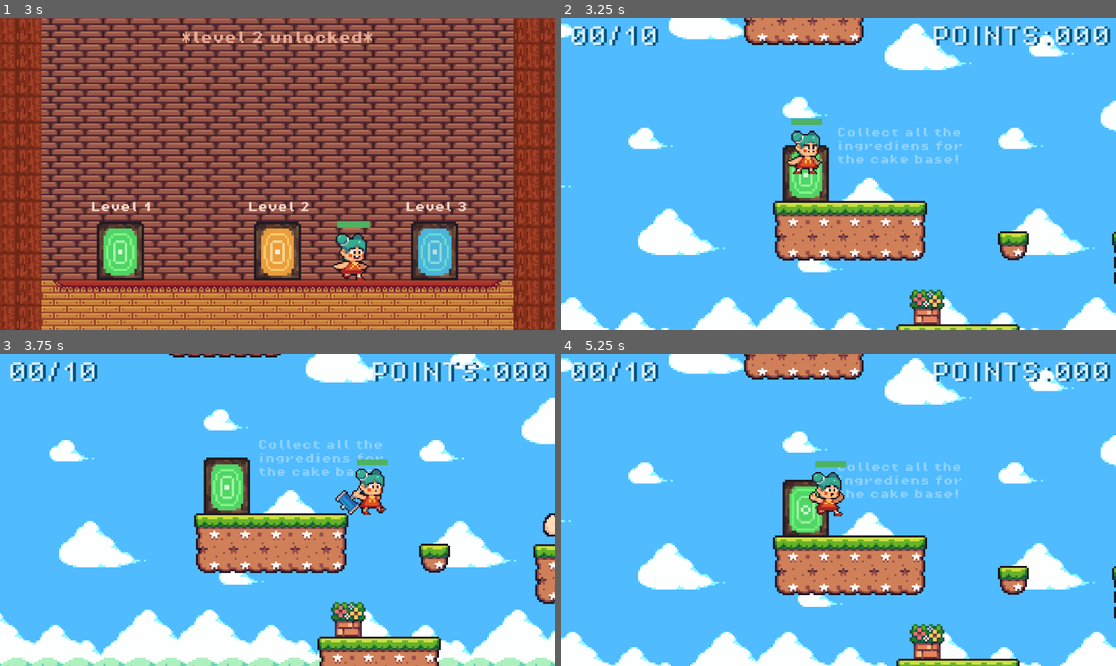
Above: before the commit, frames 1-4 (two rows, left to right).
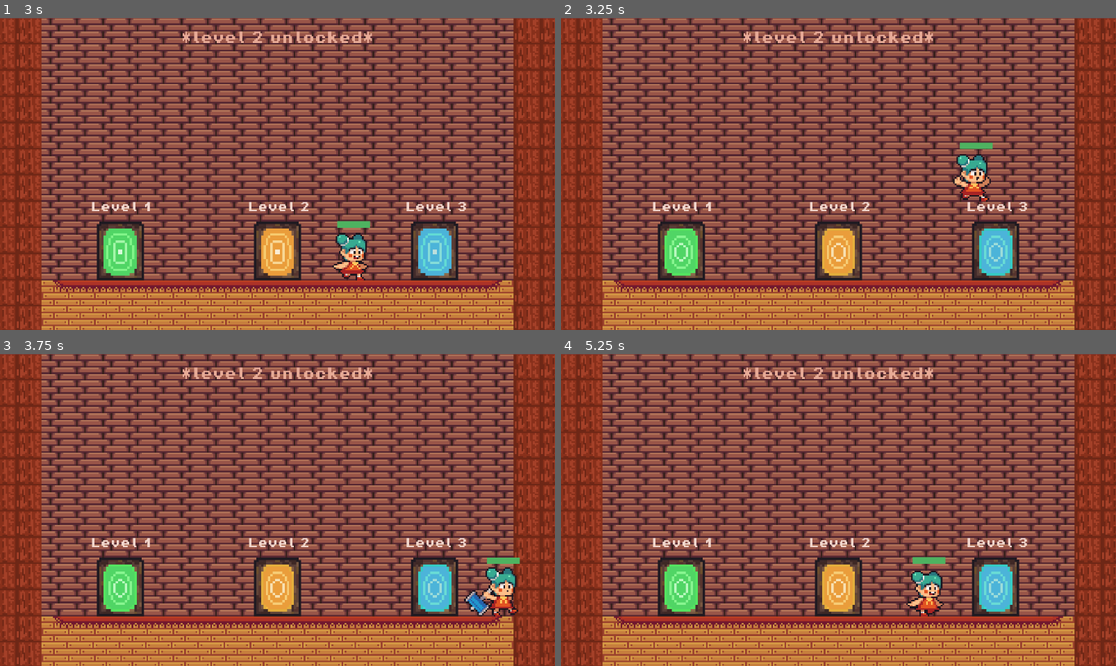
Above: after the commit, the same moments.

Repository: CakeRun/Vaerkstedsuge.github-brug-denne
Game: Godot game, scene res://main_scenes/main_scene_1.tscn
Two runs of this game, one before a commit and one after it. Both use one fixed random seed, a clock stepped at 60 frames per second and the inputs below. This scene is started directly instead of the project's main scene.
Inputs:
- Up to frame 1 (3 s): hold D (move_right) 0.53-2.03 s; tap E (enter) at 0.6, 1.55, 2.1, 2.85 s; tap Space (jump) at 0.77, 1.52 s; tap X (attack) at 1.35 s; hold A (move_left) 2.03-2.78 s; hold D (move_right) from 2.78 s (still down)
- Up to frame 2 (3.25 s): keep holding D (move_right); tap Space (jump) at 3.02 s
- Up to frame 3 (3.75 s): keep holding D (move_right); tap X (attack) at 3.6 s
- Up to frame 4 (5.25 s): tap Space (jump) at 3.77, 4.52 s; tap E (enter) at 3.8, 4.35, 5.1 s; release D (move_right) at 4.28 s; hold A (move_left) 4.28-5.03 s; hold D (move_right) from 5.03 s (still down)

Frame 1 is identical in both runs. In frame 2, 99% of the frame differs, in the area x 0-100%, y 0-100%; in frame 3, 99%; in frame 4, 100%.
Error after the commit: Invalid access to property or key 'playing' on a base object of type 'null instance'. (res://doors/doors_script.gd:35)

Commit message:
dører og lyd funger!!!!

Diff:
--- a/GoDot/Level 1 (green)/GameManager.gd
+++ b/GoDot/Level 1 (green)/GameManager.gd
@@ -5,7 +5,6 @@
 @export var totalscore = 0
 
 @onready var score_label = $CanvasLayer/ScoreLabel
-
 @onready var total_score_label_1 = $CanvasLayer/TotalScoreLabel1
 @onready var total_score_label_2 = $CanvasLayer/TotalScoreLabel2
 @onready var total_score_label_3 = $CanvasLayer/TotalScoreLabel3
@@ -28,8 +27,6 @@
 	totalscore = score + addscore
 	GameManager.current_level_score = totalscore
 	score_label.text = str(score).pad_zeros(2) + "/10"
-	print(totalscore)
-
 
 	#total_score_label_1.text = "POINTS:" + str(totalscore).pad_zeros(3)
 	#total_score_label_2.text = "POINTS:" + str(totalscore).pad_zeros(3)
--- a/GoDot/Level 1 (green)/Level 1.tscn
+++ b/GoDot/Level 1 (green)/Level 1.tscn
@@ -22,7 +22,8 @@
 [ext_resource type="AudioStream" uid="uid://cfpwn7cx82w0c" path="res://Ingrediens/ingredient_pickup_sound.mp3" id="18_1hycd"]
 [ext_resource type="PackedScene" uid="uid://c1ko10aern5er" path="res://Enemy 1 (worm)/Enemy 1.tscn" id="19_qeksp"]
 [ext_resource type="FontFile" uid="uid://lobebsc6nhjr" path="res://Graphics/Font/PixelOperator8.ttf" id="20_t7sqs"]
-[ext_resource type="PackedScene" uid="uid://b2k8nc0y3f1wl" path="res://small_platform_green.tscn" id="22_r30ha"]
+[ext_resource type="PackedScene" path="res://small_platform_green.tscn" id="22_r30ha"]
+[ext_resource type="AudioStream" uid="uid://bgxs2yi0mjy8f" path="res://audio/Dreamy.wav" id="24_njj62"]
 
 [sub_resource type="TileSetAtlasSource" id="TileSetAtlasSource_30yjk"]
 texture = ExtResource("2_dnv6m")
@@ -3030,7 +3031,7 @@
 position = Vector2(304, 169)
 
 [node name="teleport_audio_green" type="AudioStreamPlayer2D" parent="."]
-stream = ExtResource("18_1hycd")
+stream = ExtResource("24_njj62")
 
 [connection signal="body_entered" from="DoorGreen/area2D_green_level1" to="DoorGreen" method="_on_area_2d_green_level_1_body_entered"]
 [connection signal="body_exited" from="DoorGreen/area2D_green_level1" to="DoorGreen" method="_on_area_2d_green_level_1_body_exited"]
--- a/GoDot/doors/doors_script.gd
+++ b/GoDot/doors/doors_script.gd
@@ -1,9 +1,13 @@
 extends Node
 
-@onready var teleport_audio_main = $"../teleport_audio_main"
+@onready var teleport_audio_main_tut = $"../../teleport_audio_main_tut"
+@onready var teleport_audio_main1 = $"../teleport_audio_main"
+@onready var teleport_audio_main2 = $"../teleport_audio_main"
+
 @onready var teleport_audio_green = $"../teleport_audio_green"
 @onready var teleport_audio_orange = $"../teleport_audio_orange"
 @onready var teleport_audio_blue = $"../teleport_audio_blue"
+
 @onready var player = $"../Player"
 
 static var levels_completed = 0
@@ -28,9 +32,9 @@
 	if entered_green_main == true and Input.is_action_just_pressed("enter"):
 		#print(levels_completed)
 
-		if levels_completed == 0 and not teleport_audio_main.playing:
+		if levels_completed == 0 and not teleport_audio_main_tut.playing:
 			print("entering level 1")
-			teleport_audio_main.play()
+			teleport_audio_main_tut.play()
 			await get_tree().create_timer(2.6).timeout
 
 			if get_tree() == null:
@@ -42,9 +46,9 @@
 	if entered_orange_main == true and Input.is_action_just_pressed("enter"):
 		#print(levels_completed)
 
-		if levels_completed == 1 and not teleport_audio_main.playing:
+		if levels_completed == 1 and not teleport_audio_main1.playing:
 			print("entering level 2")
-			teleport_audio_main.play()
+			teleport_audio_main1.play()
 			await get_tree().create_timer(2.6).timeout
 
 			if get_tree() == null:
@@ -57,16 +61,15 @@
 	if entered_blue_main == true and Input.is_action_just_pressed("enter") and levels_completed == 2:
 		#print(levels_completed)
 
-		if levels_completed == 2 and not teleport_audio_main.playing:
+		if levels_completed == 2 and not teleport_audio_main2.playing:
 			print("entering level 3")
-			teleport_audio_main.play()
+			teleport_audio_main2.play()
 			await get_tree().create_timer(2.6).timeout
 
 			if get_tree() == null:
 				print("scene change")
 			else:
 				get_tree().change_scene_to_file("res://Level 3 (winter)/level_3.tscn")
-
 
 	#### Leaving a level ####
 	if GameManager.current_level_score >= 1 and Input.is_action_just_pressed("enter"):
--- a/GoDot/main_scenes/end_scene_big.tscn
+++ b/GoDot/main_scenes/end_scene_big.tscn
@@ -5830,7 +5830,7 @@
 sources/0 = SubResource("TileSetAtlasSource_80res")
 sources/2 = SubResource("TileSetAtlasSource_yjydk")
 
-[node name="Main" type="Node2D"]
+[node name="Main2" type="Node2D"]
 
 [node name="TileMap" type="TileMap" parent="."]
 tile_set = SubResource("TileSet_xilym")
@@ -5841,7 +5841,7 @@
 layer_1/tile_data = PackedInt32Array(-589835, 196608, 3, -524299, 196608, 3, -458763, 196608, 3, -393227, 196608, 3, -3 …(5002 unchanged characters)…
 layer_2/name = "Foreground"
 layer_2/z_index = 1
-layer_2/tile_data = PackedInt32Array(-2, 327680, 2, -1, 393216, 2, -65536, 458752, 2, -65537, 786432, 2)
+layer_2/tile_data = PackedInt32Array(-65536, 327680, 2, -131071, 786432, 2, -65535, 393216, 2, -65534, 458752, 2)
 
 [node name="Player" parent="." instance=ExtResource("3_j30yh")]
 position = Vector2(-96, -14)
--- a/GoDot/main_scenes/end_scene_medium.tscn
+++ b/GoDot/main_scenes/end_scene_medium.tscn
@@ -5830,7 +5830,7 @@
 sources/0 = SubResource("TileSetAtlasSource_80res")
 sources/2 = SubResource("TileSetAtlasSource_yjydk")
 
-[node name="Main" type="Node2D"]
+[node name="Main2" type="Node2D"]
 
 [node name="TileMap" type="TileMap" parent="."]
 tile_set = SubResource("TileSet_xilym")
@@ -5841,7 +5841,7 @@
 layer_1/tile_data = PackedInt32Array(-589835, 196608, 3, -524299, 196608, 3, -458763, 196608, 3, -393227, 196608, 3, -3 …(5002 unchanged characters)…
 layer_2/name = "Foreground"
 layer_2/z_index = 1
-layer_2/tile_data = PackedInt32Array(-2, 327680, 2, -65536, 458752, 2, -1, 393216, 2, -65537, 655360, 2)
+layer_2/tile_data = PackedInt32Array(-65536, 327680, 2, -131071, 655360, 2, -65535, 393216, 2, -65534, 458752, 2)
 
 [node name="Player" parent="." instance=ExtResource("3_rk1av")]
 position = Vector2(-96, -14)
@@ -5858,11 +5858,11 @@
 limit_smoothed = true
 
 [node name="Label_won" type="Label" parent="."]
-offset_left = -86.0
-offset_top = -143.0
-offset_right = 58.0
-offset_bottom = -117.0
-scale = Vector2(1.19871, 1.19871)
+offset_left = -93.0
+offset_top = -144.0
+offset_right = 51.0
+offset_bottom = -118.0
+scale = Vector2(1.29524, 1.29524)
 theme_override_colors/font_color = Color(0.945098, 0.839216, 0.8, 1)
 theme_override_fonts/font = ExtResource("4_eetkl")
 theme_override_font_sizes/font_size = 24
@@ -5871,12 +5871,32 @@
 
 [node name="Label_text" type="Label" parent="."]
 offset_left = -65.0
-offset_top = -112.0
+offset_top = -111.0
 offset_right = 191.0
-offset_bottom = -89.0
+offset_bottom = -88.0
 scale = Vector2(0.50507, 0.545551)
 theme_override_colors/font_color = Color(0.945098, 0.839216, 0.8, 1)
 theme_override_fonts/font = ExtResource("5_fgwwq")
 theme_override_font_sizes/font_size = 0
 text = "Here is your cake!"
 horizontal_alignment = 1
+
+[node name="TotalScoreLabel" type="Label" parent="."]
+anchors_preset = 1
+anchor_left = 1.0
+anchor_right = 1.0
+offset_left = -42.0
+offset_top = -68.0
+offset_right = 37.0
+offset_bottom = -47.0
+grow_horizontal = 0
+scale = Vector2(1.05439, 0.928097)
+size_flags_horizontal = 8
+theme_override_colors/font_color = Color(0.945098, 0.839216, 0.8, 1)
+theme_override_constants/shadow_offset_x = 6
+theme_override_fonts/font = ExtResource("4_eetkl")
+theme_override_font_sizes/font_size = 8
+text = "TOTAL SCORE:
+000
+"
+horizontal_alignment = 1
--- a/GoDot/main_scenes/end_scene_small.tscn
+++ b/GoDot/main_scenes/end_scene_small.tscn
@@ -5830,7 +5830,7 @@
 sources/0 = SubResource("TileSetAtlasSource_80res")
 sources/2 = SubResource("TileSetAtlasSource_yjydk")
 
-[node name="Main" type="Node2D"]
+[node name="Main2" type="Node2D"]
 
 [node name="TileMap" type="TileMap" parent="."]
 tile_set = SubResource("TileSet_xilym")
@@ -5841,7 +5841,7 @@
 layer_1/tile_data = PackedInt32Array(-589835, 196608, 3, -524299, 196608, 3, -458763, 196608, 3, -393227, 196608, 3, -3 …(5002 unchanged characters)…
 layer_2/name = "Foreground"
 layer_2/z_index = 1
-layer_2/tile_data = PackedInt32Array(-65537, 589824, 2, -2, 327680, 2, -1, 393216, 2, -65536, 458752, 2)
+layer_2/tile_data = PackedInt32Array(-65535, 393216, 2, -65534, 458752, 2, -65536, 327680, 2, -131071, 589824, 2)
 
 [node name="Player" parent="." instance=ExtResource("3_p0phq")]
 position = Vector2(-96, -14)
@@ -5858,11 +5858,11 @@
 limit_smoothed = true
 
 [node name="Label_won" type="Label" parent="."]
-offset_left = -86.0
-offset_top = -143.0
-offset_right = 58.0
-offset_bottom = -117.0
-scale = Vector2(1.19871, 1.19871)
+offset_left = -93.0
+offset_top = -144.0
+offset_right = 51.0
+offset_bottom = -118.0
+scale = Vector2(1.29524, 1.29524)
 theme_override_colors/font_color = Color(0.945098, 0.839216, 0.8, 1)
 theme_override_fonts/font = ExtResource("4_xk38l")
 theme_override_font_sizes/font_size = 24
@@ -5871,12 +5871,32 @@
 
 [node name="Label_text" type="Label" parent="."]
 offset_left = -65.0
-offset_top = -112.0
+offset_top = -111.0
 offset_right = 191.0
-offset_bottom = -89.0
+offset_bottom = -88.0
 scale = Vector2(0.50507, 0.545551)
 theme_override_colors/font_color = Color(0.945098, 0.839216, 0.8, 1)
 theme_override_fonts/font = ExtResource("5_oor25")
 theme_override_font_sizes/font_size = 0
 text = "Here is your cake!"
 horizontal_alignment = 1
+
+[node name="TotalScoreLabel" type="Label" parent="."]
+anchors_preset = 1
+anchor_left = 1.0
+anchor_right = 1.0
+offset_left = -42.0
+offset_top = -68.0
+offset_right = 37.0
+offset_bottom = -47.0
+grow_horizontal = 0
+scale = Vector2(1.05439, 0.928097)
+size_flags_horizontal = 8
+theme_override_colors/font_color = Color(0.945098, 0.839216, 0.8, 1)
+theme_override_constants/shadow_offset_x = 6
+theme_override_fonts/font = ExtResource("4_xk38l")
+theme_override_font_sizes/font_size = 8
+text = "TOTAL SCORE:
+000
+"
+horizontal_alignment = 1
--- a/GoDot/main_scenes/main_scene_1.tscn
+++ b/GoDot/main_scenes/main_scene_1.tscn
@@ -5837,7 +5837,7 @@
 [sub_resource type="RectangleShape2D" id="RectangleShape2D_8j2d3"]
 size = Vector2(10.478, 15.1466)
 
-[node name="Main" type="Node2D"]
+[node name="Main2" type="Node2D"]
 
 [node name="TileMap" type="TileMap" parent="."]
 tile_set = SubResource("TileSet_xilym")
--- a/GoDot/main_scenes/tutroial_scene/MainTutorialScene.tscn
+++ b/GoDot/main_scenes/tutroial_scene/MainTutorialScene.tscn
@@ -9,8 +9,8 @@
 [ext_resource type="PackedScene" uid="uid://dpayos8v2k0p4" path="res://doors/door_green.tscn" id="6_s15xc"]
 [ext_resource type="FontFile" uid="uid://bxh1bgjfv2wfb" path="res://Graphics/Font/PixelOperator8-Bold.ttf" id="7_mcjrf"]
 [ext_resource type="PackedScene" uid="uid://c0ayqo0w41tl0" path="res://Player/Player.tscn" id="8_ogavk"]
-[ext_resource type="AudioStream" uid="uid://cfpwn7cx82w0c" path="res://Ingrediens/ingredient_pickup_sound.mp3" id="9_i7pcl"]
-[ext_resource type="PackedScene" uid="uid://dh8bp7kym6e2q" path="res://platformMainTutorial.tscn" id="10_djpel"]
+[ext_resource type="AudioStream" uid="uid://bgxs2yi0mjy8f" path="res://audio/Dreamy.wav" id="9_qfy2q"]
+[ext_resource type="PackedScene" path="res://platformMainTutorial.tscn" id="10_djpel"]
 
 [sub_resource type="TileSetAtlasSource" id="TileSetAtlasSource_80res"]
 texture = ExtResource("1_djclk")
@@ -5931,8 +5931,8 @@
 limit_bottom = 189
 limit_smoothed = true
 
-[node name="teleport_audio_main" type="AudioStreamPlayer2D" parent="."]
-stream = ExtResource("9_i7pcl")
+[node name="teleport_audio_main_tut" type="AudioStreamPlayer2D" parent="."]
+stream = ExtResource("9_qfy2q")
 
 [node name="txt" type="Node" parent="."]
 
Not shown: 2 places in GoDot/Level 1 (green)/Level 1.tscn that only renumber resources
